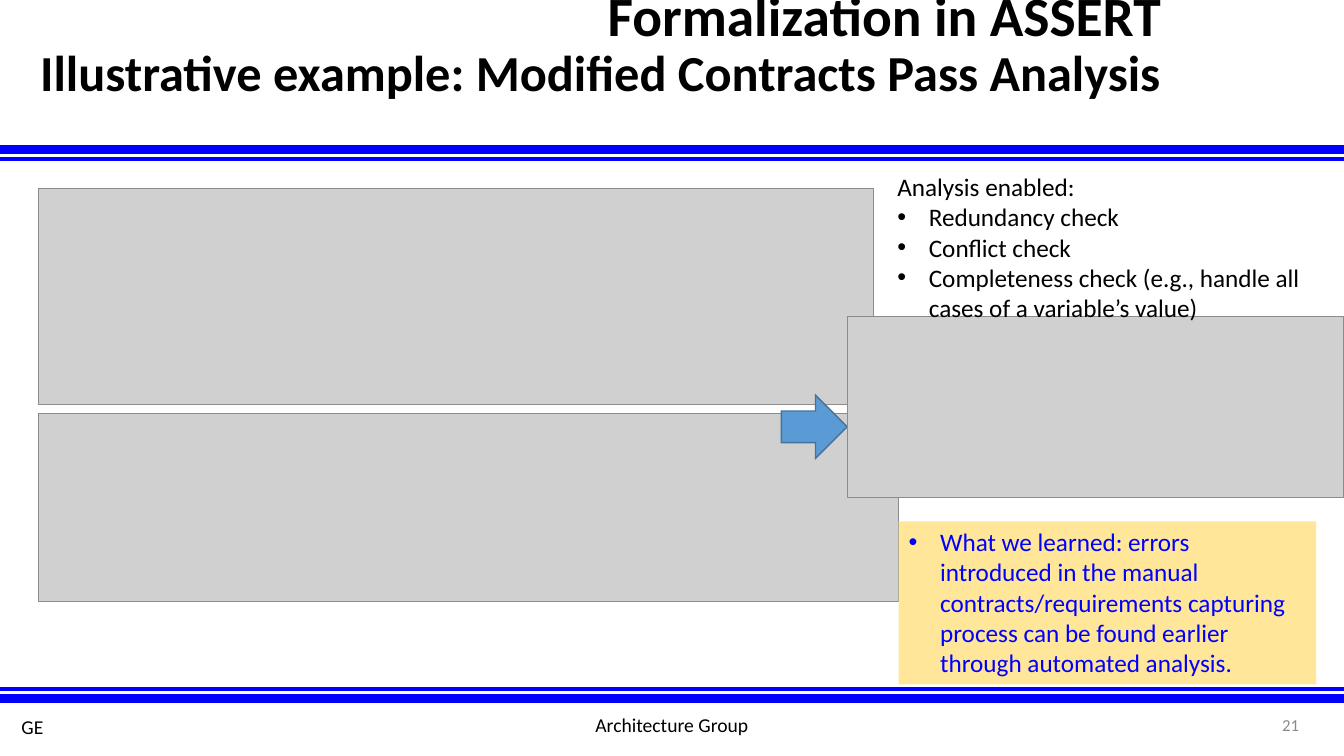
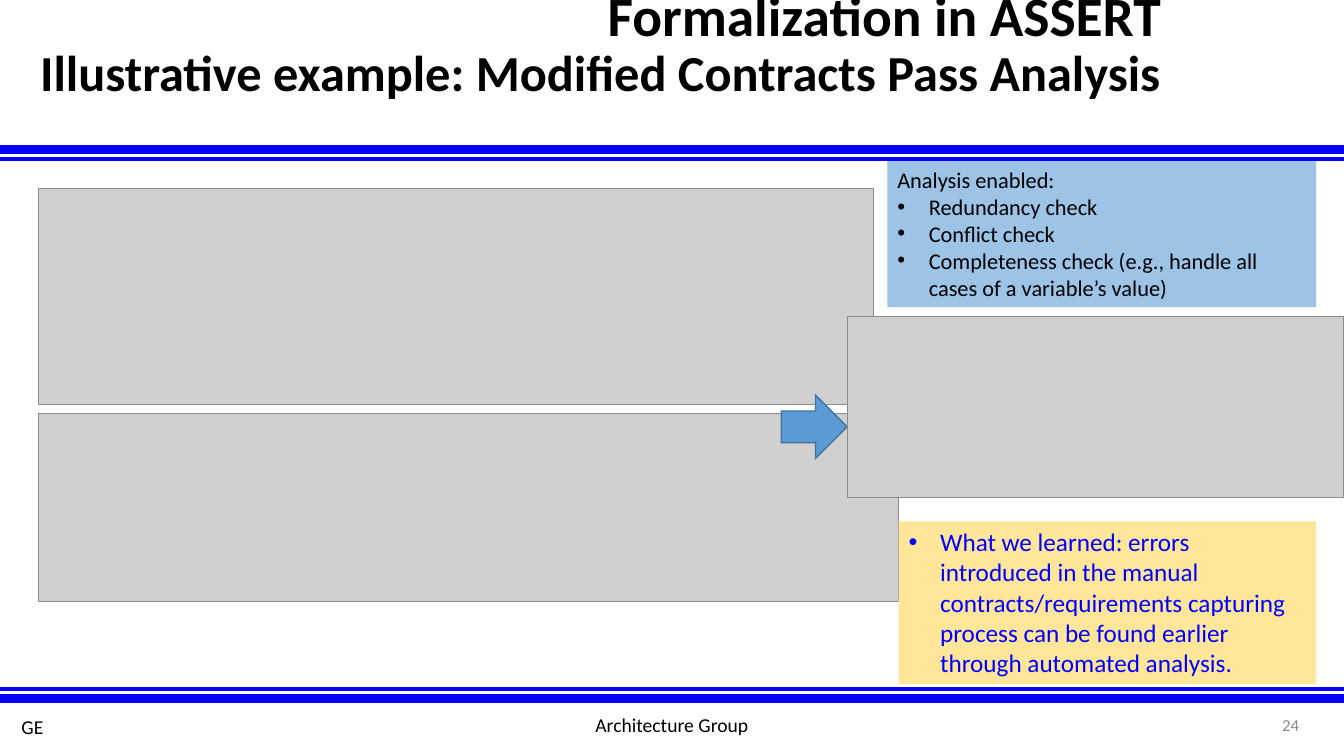
Before and after one commit to afrl-rq/OpenUxAS-SoI, a slide deck: slide 24 of presentations/S5_SoI_Architecture_Group.pptx (slide 21 before the commit). Drawn at 1344x756 pixels with LibreOffice and Linux fonts; fonts in the diff are those of the drawing; grey boxes stand for pictures; background and template pictures are left out. Boxes give left, top, right and bottom in pixels: in the first picture for what was removed or moved away, otherwise in the second. Text is boxed around its words. In the diff, an @@ line names an element or a change of style, - is before the commit and + after.

```diff
--- a/presentations/S5_SoI_Architecture_Group.pptx
+++ b/presentations/S5_SoI_Architecture_Group.pptx
@@ rectangle "Analysis enabled:": place and size @@
-rectangle "Analysis enabled:" at bbox=[897, 178, 1300, 320]
+rectangle "Analysis enabled:" at bbox=[887, 161, 1316, 308]
@@ rectangle "Analysis enabled:" at bbox=[887, 161, 1316, 308]: size 18 to 16 pt; fill none to #9DC3E6 @@
@@ page number at bbox=[1282, 720, 1299, 731]: text changed @@
-21
+24
```
Also in this commit, not shown: 7 other slides changed, 4 slides added.
